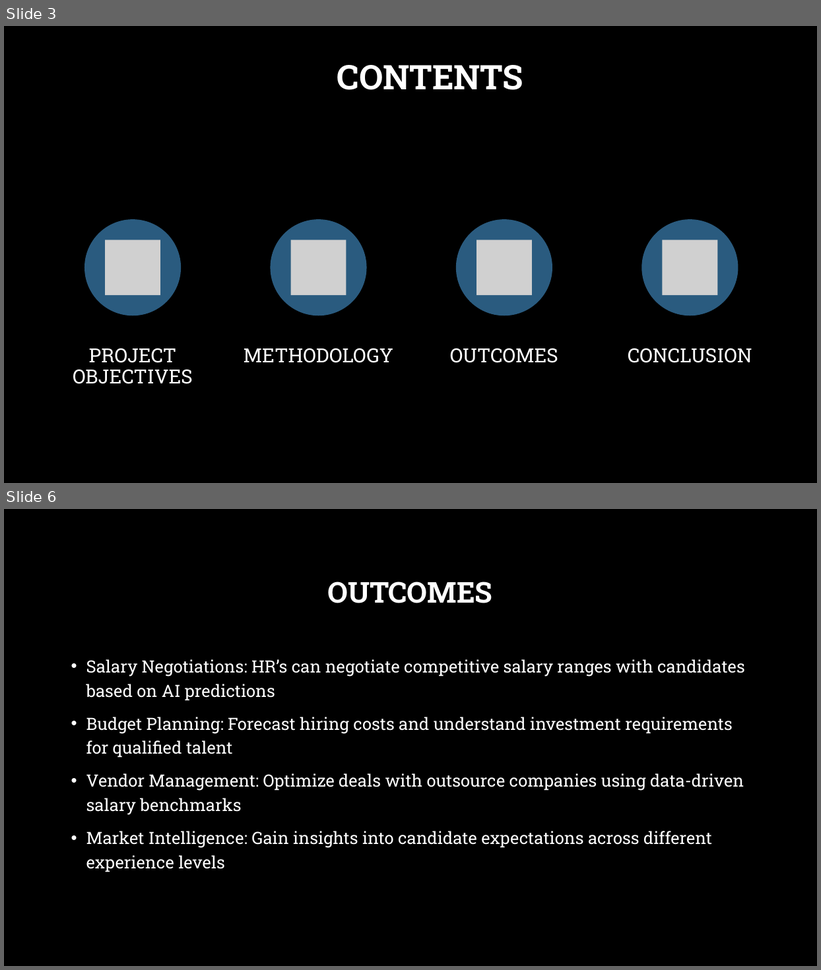
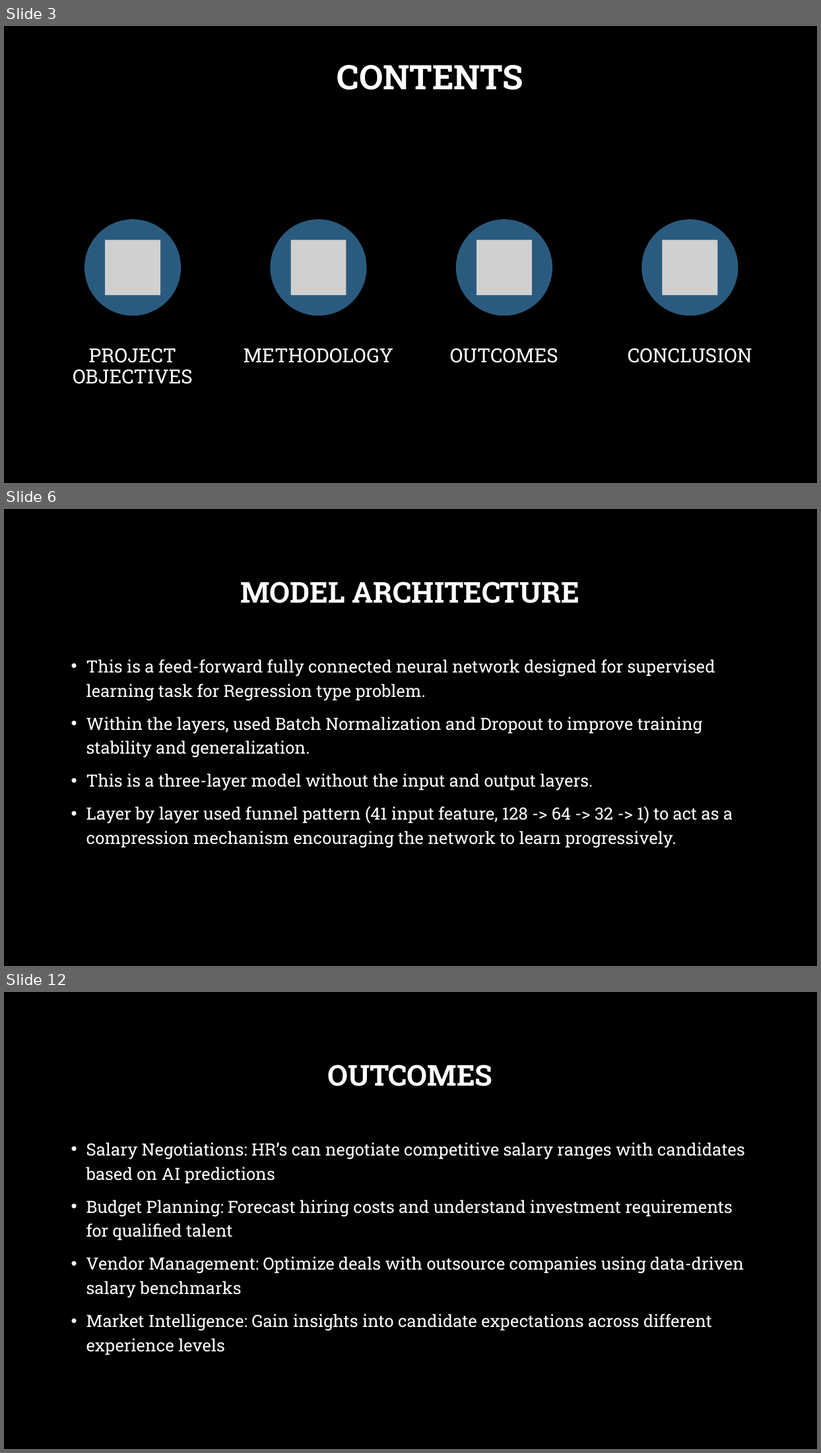
Before and after one commit to osandafdo/salary-prediction-system, a slide deck: AI_course_work_presentation.pptx. Shown one above the other, each under a label of ours: slides 3 and 6 before the commit, slides 3, 6 and 12 after it; the slides between them are not shown. The pictures are 821x970 and 821x1453 pixels, drawn with LibreOffice and Linux fonts; fonts in the diff are those of the drawing; grey boxes stand for pictures; background and template pictures are left out. Boxes give left, top, right and bottom in pixels: in the first picture for what was removed or moved away, otherwise in the second. Text is boxed around its words. In the diff, an @@ line names an element or a change of style, - is before the commit and + after.

```diff
--- a/AI_course_work_presentation.pptx
+++ b/AI_course_work_presentation.pptx
@@ slide 6 added at (4,509,817,966), background picture (left out) @@
@@ title added at (241,582,580,603), 34 pt, text #FFFFFF, bold @@
+MODEL ARCHITECTURE
@@ text added at (86,659,733,848), 20 pt, text #FFFFFF @@
+• This is a feed-forward fully connected neural network designed for supervised learning task for Regression type problem.
+• Within the layers, used Batch Normalization and Dropout to improve training stability and generalization.
+• This is a three-layer model without the input and output layers.
+• Layer by layer used funnel pattern (41 input feature, 128 -> 64 -> 32 -> 1) to act as a compression mechanism encouraging the network to learn progressively.
@@ what was slide 6 is now slide 12 @@
```
Also in this commit, not shown: 3 slides changed, 5 other slides added, 5 other files.
